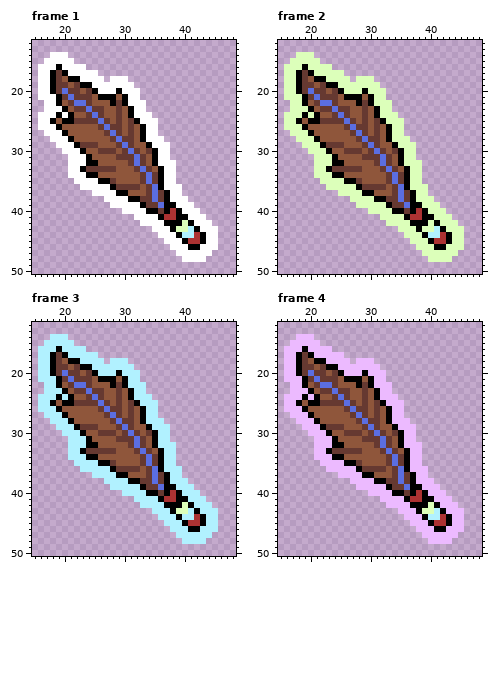
One commit to this pixel-art file: 과거시험 시제/이미지 작업/item/demo_jump.aseprite. Above is the file before it was changed.
64x64 pixels, 6 frames. Shown: frame 1: x 15..48, y 12..50; frame 2: x 15..48, y 12..50; frame 3: x 15..48, y 12..50; frame 4: x 15..48, y 12..50. The commit also changed other frames, which this record leaves out.
And afterwards:
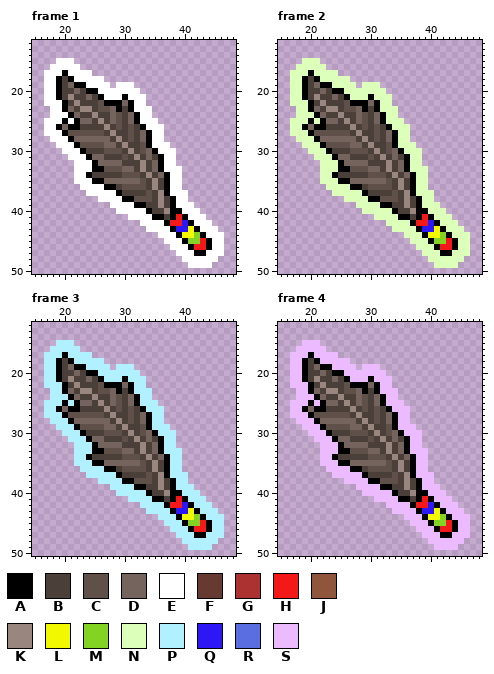
Palette (. is transparent): A #000000  B #4b3f39  C #5f514a  D #74645d  E #ffffff  F #663931  G #ac3232  H #f51818  J #8f563b  K #99877f  L #f2f800  M #82d324  N #dcffba  P #b1f1ff  Q #2d18f5  R #5b6ee1  S #ecbaff
What changed:
Changed rows in their new state; - is an unchanged pixel.
Frame 1, layers "Layer", "Layer 1":
first column x 16:
14 --...--------------------------
15 -..----------------------------
16 ..-E---.-----------------------
17 .-EE-----.---------------------
18 .-EAB-E-----...----------------
19 .-EABDA-E---.------------------
20 .-EABBDBA----E-----------------
21 .---BKBBDB-EEE---E-------------
22 ---EABKBBBCA-ADA---------------
23 -.---DBKKBCCDAB---E------------
24 ..-E--DBBKBBDCBDA--------------
25 .-EE-EADDBKBDCBD---------------
26 .---DAABBBBKBCBCB---E----------
27 -----CCCCCCBKBBCBDA-E----------
28 ------DDDDDDBKBCBDA------------
29 -------CCCCDDBKBBC-------------
30 --------BBBCCCBKBCD---E--------
31 ---------DDBBBCBKBDBA-E--------
32 -----.--E-DDDDBBBKBDA----------
33 -----.-EEAACCCDDBKBD---E-------
34 -----.---BBBBBCCCBKBDA-E-------
35 ---------A-DDDDDDCBKBA-E-------
36 -----------A-BCCCCBKBA---------
37 --------E-----BBBBCBK---E------
38 ----------E---A-CCCBKBA--------
39 ----------------A-BBKB---------
40 -------------E-----BBKA--------
41 ---------------E---A-BAH-------
42 ----------------------HHQ------
43 ------------------E----QQL-----
44 ------------------------LLM---E
45 -------------------------MMHA-E
46 --------------------------HHA-E
47 --------------------------AA-EE
48 ----------------------------EE-
49 -------------------------EEEE--
Frame 2, layers "Layer", "Layer 1":
first column x 16:
14 --...--------------------------
15 -..----------------------------
16 ..-N---.-----------------------
17 .-NN-----.---------------------
18 .-NAB-N-----...----------------
19 .-NABDA-N---.------------------
20 .-NABBDBA----N-----------------
21 .---BKBBDB-NNN---N-------------
22 ---NABKBBBCA-ADA---------------
23 -.---DBKKBCCDAB---N------------
24 ..-N--DBBKBBDCBDA--------------
25 .-NN-NADDBKBDCBD---------------
26 .---DAABBBBKBCBCB---N----------
27 -----CCCCCCBKBBCBDA-N----------
28 ------DDDDDDBKBCBDA------------
29 -------CCCCDDBKBBC-------------
30 --------BBBCCCBKBCD---N--------
31 ---------DDBBBCBKBDBA-N--------
32 -----.--N-DDDDBBBKBDA----------
33 -----.-NNAACCCDDBKBD---N-------
34 -----.---BBBBBCCCBKBDA-N-------
35 ---------A-DDDDDDCBKBA-N-------
36 -----------A-BCCCCBKBA---------
37 --------N-----BBBBCBK---N------
38 ----------N---A-CCCBKBA--------
39 ----------------A-BBKB---------
40 -------------N-----BBKA--------
41 ---------------N---A-BAH-------
42 ----------------------HHQ------
43 ------------------N----QQL-----
44 ------------------------LLM---N
45 -------------------------MMHA-N
46 --------------------------HHA-N
47 --------------------------AA-NN
48 ----------------------------NN-
49 -------------------------NNNN--
Frame 3, layers "Layer", "Layer 1":
first column x 16:
14 --...--------------------------
15 -..----------------------------
16 ..-P---.-----------------------
17 .-PP-----.---------------------
18 .-PAB-P-----...----------------
19 .-PABDA-P---.------------------
20 .-PABBDBA----P-----------------
21 .---BKBBDB-PPP---P-------------
22 ---PABKBBBCA-ADA---------------
23 -.---DBKKBCCDAB---P------------
24 ..-P--DBBKBBDCBDA--------------
25 .-PP-PADDBKBDCBD---------------
26 .---DAABBBBKBCBCB---P----------
27 -----CCCCCCBKBBCBDA-P----------
28 ------DDDDDDBKBCBDA------------
29 -------CCCCDDBKBBC-------------
30 --------BBBCCCBKBCD---P--------
31 ---------DDBBBCBKBDBA-P--------
32 -----.--P-DDDDBBBKBDA----------
33 -----.-PPAACCCDDBKBD---P-------
34 -----.---BBBBBCCCBKBDA-P-------
35 ---------A-DDDDDDCBKBA-P-------
36 -----------A-BCCCCBKBA---------
37 --------P-----BBBBCBK---P------
38 ----------P---A-CCCBKBA--------
39 ----------------A-BBKB---------
40 -------------P-----BBKA--------
41 ---------------P---A-BAH-------
42 ----------------------HHQ------
43 ------------------P----QQL-----
44 ------------------------LLM---P
45 -------------------------MMHA-P
46 --------------------------HHA-P
47 --------------------------AA-PP
48 ----------------------------PP-
49 -------------------------PPPP--
Frame 4, layers "Layer", "Layer 1":
first column x 16:
14 --...--------------------------
15 -..----------------------------
16 ..-S---.-----------------------
17 .-SS-----.---------------------
18 .-SAB-S-----...----------------
19 .-SABDA-S---.------------------
20 .-SABBDBA----S-----------------
21 .---BKBBDB-SSS---S-------------
22 ---SABKBBBCA-ADA---------------
23 -.---DBKKBCCDAB---S------------
24 ..-S--DBBKBBDCBDA--------------
25 .-SS-SADDBKBDCBD---------------
26 .---DAABBBBKBCBCB---S----------
27 -----CCCCCCBKBBCBDA-S----------
28 ------DDDDDDBKBCBDA------------
29 -------CCCCDDBKBBC-------------
30 --------BBBCCCBKBCD---S--------
31 ---------DDBBBCBKBDBA-S--------
32 -----.--S-DDDDBBBKBDA----------
33 -----.-SSAACCCDDBKBD---S-------
34 -----.---BBBBBCCCBKBDA-S-------
35 ---------A-DDDDDDCBKBA-S-------
36 -----------A-BCCCCBKBA---------
37 --------S-----BBBBCBK---S------
38 ----------S---A-CCCBKBA--------
39 ----------------A-BBKB---------
40 -------------S-----BBKA--------
41 ---------------S---A-BAH-------
42 ----------------------HHQ------
43 ------------------S----QQL-----
44 ------------------------LLM---S
45 -------------------------MMHA-S
46 --------------------------HHA-S
47 --------------------------AA-SS
48 ----------------------------SS-
49 -------------------------SSSS--
Boxes around the changes in both pictures, in picture pixels (x1, y1, x2, y2):
changed: (38, 52, 224, 268)
changed: (284, 52, 470, 268)
changed: (38, 334, 224, 550)
changed: (284, 334, 470, 550)
